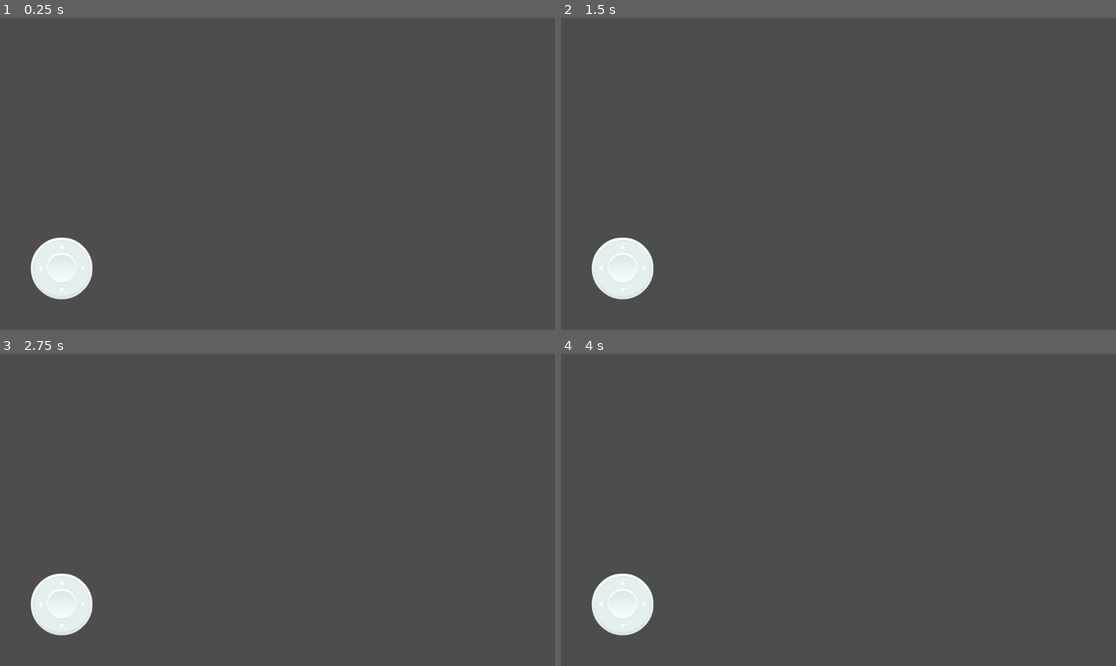
Above: before the commit, frames 1-4 (two rows, left to right).
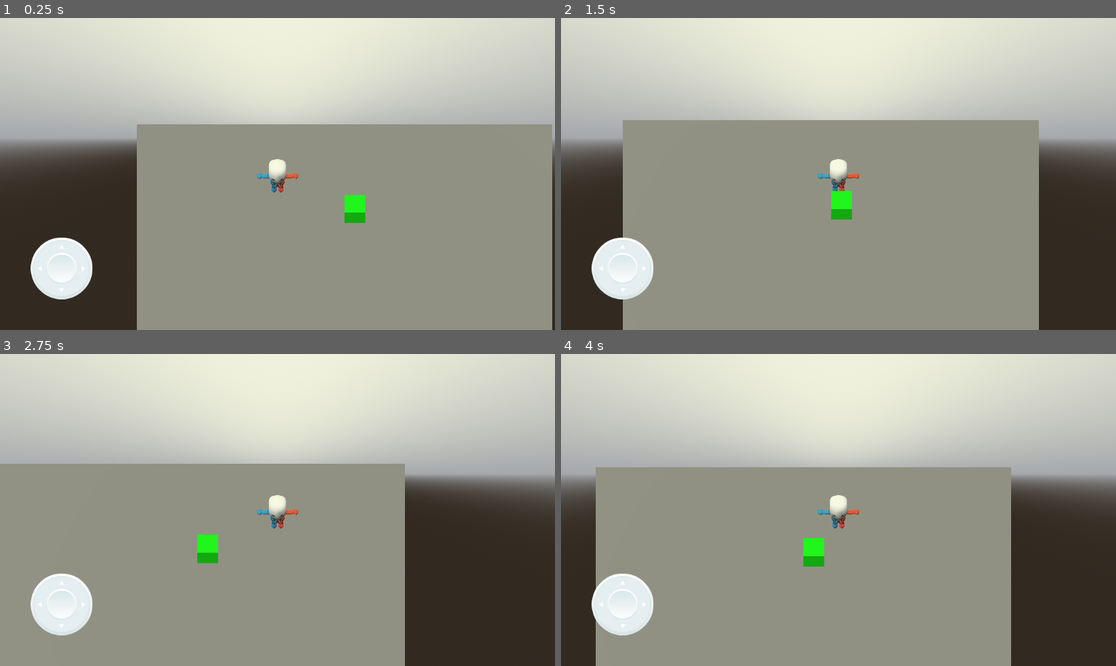
Above: after the commit, the same moments.

Repository: 1-lost-peon/topdown-mobile
Game: Godot game, scene res://main.tscn
The game is run twice, just before and just after one commit, with the same random seed, the same clock (stepped at 60 frames per second) and the same inputs. The project has no main scene, so this scene is started directly.
Inputs (mouse positions are in pixels of both pictures, inside the frame that each line leads up to):
- Up to frame 1 (0.25 s): no input
- Up to frame 2 (1.5 s): tap Enter (ui_accept) at 0.5, 0.6, 0.77, 1.07 s; move the mouse to (960, 158) at 0.52 s; hold Right (ui_right) 0.53-1.25 s; click (960, 158) at 0.67 s; drag from (727, 189) to (810, 236) at 1.27 s
- Up to frame 3 (2.75 s): tap Enter (ui_accept) at 2, 2.1 s; move the mouse to (333, 441) at 2.02 s; hold Right (ui_right) from 2.03 s (still down)
- Up to frame 4 (4 s): release Right (ui_right) at 2.75 s; drag from (810, 572) to (672, 463) at 2.77 s; tap Enter (ui_accept) at 3.5, 3.6, 3.77 s; move the mouse to (1005, 556) at 3.52 s; hold Left (ui_left) from 3.53 s (still down)

The runs differ from the first frame. In frame 1, 97% of the frame differs, in the area x 0-100%, y 0-100%; in frame 2, 97%; in frame 3, 97%; in frame 4, 97%.

Commit message:
Basic level and player movement

Diff:
--- a/main.tscn
+++ b/main.tscn
@@ -1,7 +1,7 @@
 [gd_scene format=3 uid="uid://s4j5by34lruy"]
 
 [ext_resource type="PackedScene" uid="uid://hiuauehffhc6" path="res://gui.tscn" id="1_0xm2m"]
-[ext_resource type="PackedScene" uid="uid://kvux3lrcv1ao" path="res://world.tscn" id="2_h2yge"]
+[ext_resource type="PackedScene" uid="uid://kvux3lrcv1ao" path="res://world/world.tscn" id="2_h2yge"]
 
 [node name="Main" type="Node" unique_id=785849938]
 
--- /dev/null
+++ b/player/player.gd
@@ -0,0 +1,28 @@
+extends CharacterBody3D
+
+
+const SPEED = 5.0
+const JUMP_VELOCITY = 4.5
+
+
+func _physics_process(delta: float) -> void:
+	# Add the gravity.
+	if not is_on_floor():
+		velocity += get_gravity() * delta
+
+	# Handle jump.
+	if Input.is_action_just_pressed("ui_accept") and is_on_floor():
+		velocity.y = JUMP_VELOCITY
+
+	# Get the input direction and handle the movement/deceleration.
+	# As good practice, you should replace UI actions with custom gameplay actions.
+	var input_dir := Input.get_vector("ui_left", "ui_right", "ui_up", "ui_down")
+	var direction := (transform.basis * Vector3(input_dir.x, 0, input_dir.y)).normalized()
+	if direction:
+		velocity.x = direction.x * SPEED
+		velocity.z = direction.z * SPEED
+	else:
+		velocity.x = move_toward(velocity.x, 0, SPEED)
+		velocity.z = move_toward(velocity.z, 0, SPEED)
+
+	move_and_slide()
--- /dev/null
+++ b/player/player.tscn
@@ -0,0 +1,20 @@
+[gd_scene format=3 uid="uid://7dujjowjcp6r"]
+
+[ext_resource type="PackedScene" uid="uid://yjw5kmd0f55v" path="res://player/Mannequin_Medium.glb" id="1_oul6g"]
+[ext_resource type="Script" uid="uid://dpbvertp32hy0" path="res://player/player.gd" id="1_rkbax"]
+
+[sub_resource type="CapsuleShape3D" id="CapsuleShape3D_oul6g"]
+
+[node name="Player" type="CharacterBody3D" unique_id=548357737]
+script = ExtResource("1_rkbax")
+
+[node name="Mannequin_Medium" parent="." unique_id=623490887 instance=ExtResource("1_oul6g")]
+
+[node name="CollisionShape3D" type="CollisionShape3D" parent="." unique_id=352145330]
+transform = Transform3D(1, 0, 0, 0, 1, 0, 0, 0, 1, 0, 1, 0)
+shape = SubResource("CapsuleShape3D_oul6g")
+
+[node name="Camera3D" type="Camera3D" parent="." unique_id=1345496390]
+transform = Transform3D(1, 0, 0, 0, 0.49999994, 0.8660254, 0, -0.8660254, 0.49999994, 0, 10, 5)
+projection = 1
+size = 15.0
--- a/world.tscn
+++ /dev/null
@@ -1,3 +0,0 @@
-[gd_scene format=3 uid="uid://kvux3lrcv1ao"]
-
-[node name="World" type="Node3D" unique_id=1944548304]
--- /dev/null
+++ b/world/world.tscn
@@ -0,0 +1,34 @@
+[gd_scene format=3 uid="uid://kvux3lrcv1ao"]
+
+[ext_resource type="PackedScene" uid="uid://7dujjowjcp6r" path="res://player/player.tscn" id="1_6xmxd"]
+
+[sub_resource type="StandardMaterial3D" id="StandardMaterial3D_tcf2h"]
+albedo_color = Color(0, 0.99215686, 0, 1)
+
+[sub_resource type="ProceduralSkyMaterial" id="ProceduralSkyMaterial_6xmxd"]
+sky_top_color = Color(0.99333334, 1, 0.9, 1)
+
+[sub_resource type="Sky" id="Sky_tcf2h"]
+sky_material = SubResource("ProceduralSkyMaterial_6xmxd")
+
+[sub_resource type="Environment" id="Environment_4717r"]
+background_mode = 2
+sky = SubResource("Sky_tcf2h")
+
+[node name="World" type="Node3D" unique_id=1944548304]
+
+[node name="CSGBox3D" type="CSGBox3D" parent="." unique_id=702403821]
+transform = Transform3D(1, 0, 0, 0, 1, 0, 0, 0, 1, -0.5, 0, 0)
+use_collision = true
+size = Vector3(20, 1, 20)
+
+[node name="CSGBox3D2" type="CSGBox3D" parent="." unique_id=1289780089]
+transform = Transform3D(1, 0, 0, 0, 1, 0, 0, 0, 1, 0, 1, -5)
+use_collision = true
+material = SubResource("StandardMaterial3D_tcf2h")
+
+[node name="Player" parent="." unique_id=548357737 instance=ExtResource("1_6xmxd")]
+transform = Transform3D(1, 0, 0, 0, 1, 0, 0, 0, 1, -3.7248578, 1.1537316, -6.24964)
+
+[node name="WorldEnvironment" type="WorldEnvironment" parent="." unique_id=2013126949]
+environment = SubResource("Environment_4717r")
Binary file added: player/Mannequin_Medium.glb
Not shown, added: player/Mannequin_Medium.glb.import
Binary file added: player/Mannequin_Medium_mannequin_texture.png
Not shown, added: player/Mannequin_Medium_mannequin_texture.png.import
Binary file added: player/Rig_Medium_MovementBasic.glb
Not shown, added: player/Rig_Medium_MovementBasic.glb.import
Not shown, added: player/player.gd.uid
Binary file added: world/Floor.bin
Not shown, added: world/Floor.gltf
Not shown, added: world/Floor.gltf.import
Binary file added: world/prototypebits_texture.png
Not shown, added: world/prototypebits_texture.png.import
